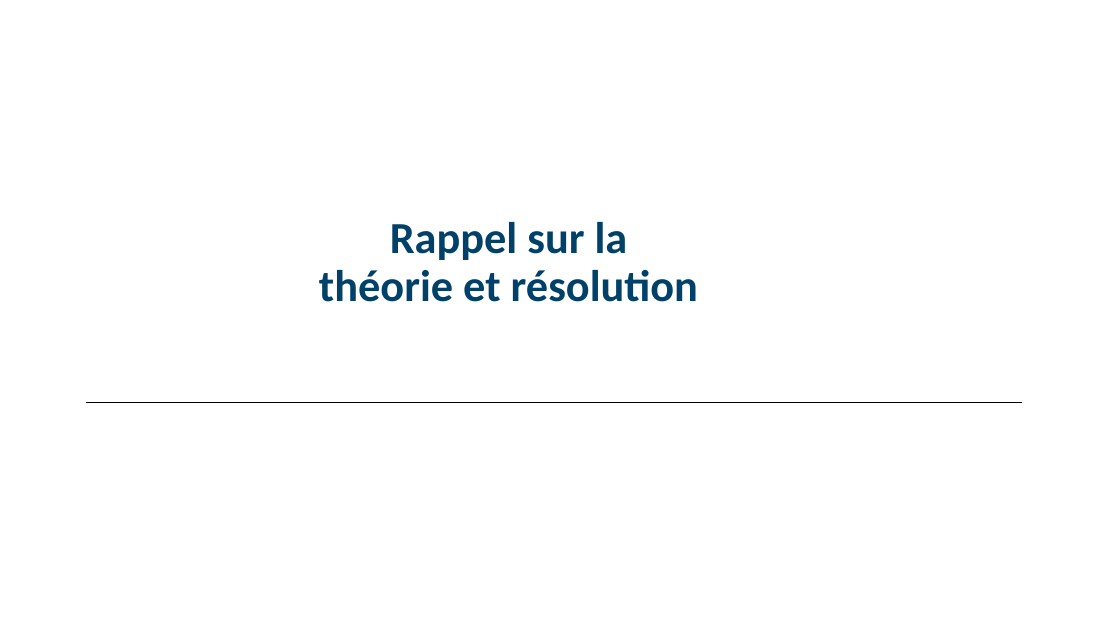
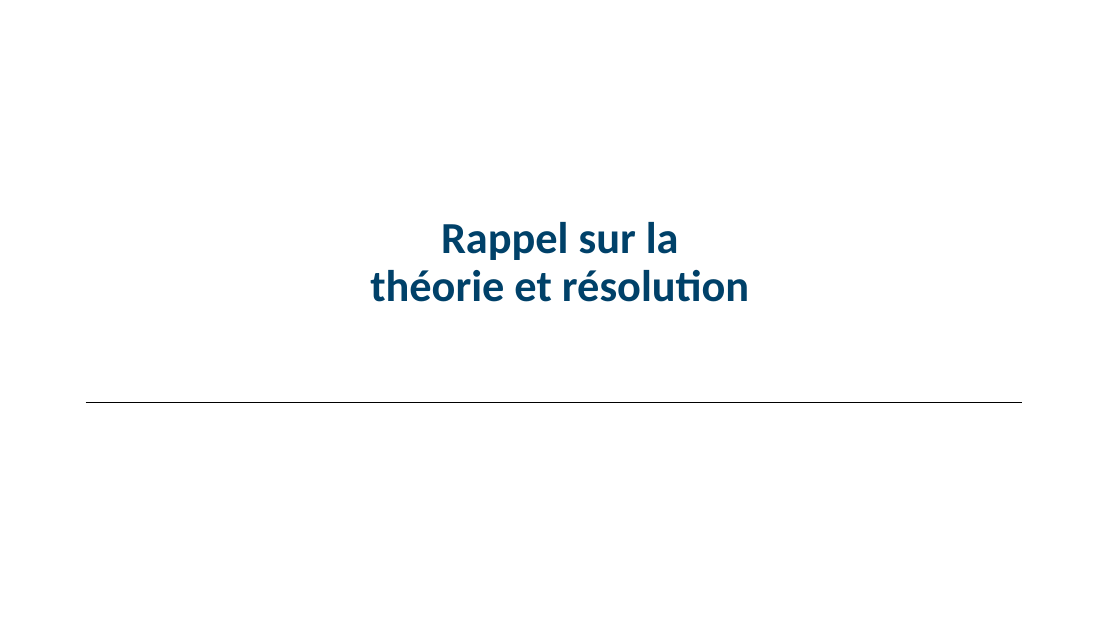
Before and after one commit to M-Berthelin/energy_mod_ISEL_MIX5, a slide deck: slide 18 of slides/2_Opt.pptx (slide 12 before the commit). Drawn at 1120x630 pixels with LibreOffice and Linux fonts; fonts in the diff are those of the drawing. Boxes give left, top, right and bottom in pixels: in the first picture for what was removed or moved away, otherwise in the second. Text is boxed around its words. In the diff, an @@ line names an element or a change of style, - is before the commit and + after.

```diff
--- a/slides/2_Opt.pptx
+++ b/slides/2_Opt.pptx
@@ title "Rappel sur la théorie et ...": place and size @@
-title "Rappel sur la théorie et ..." at box(319, 222, 698, 302)
+title "Rappel sur la théorie et ..." at box(370, 222, 749, 302)
```
Also in this commit, not shown: 7 other slides changed, 6 slides added, 6 slides removed, 2 other files.
